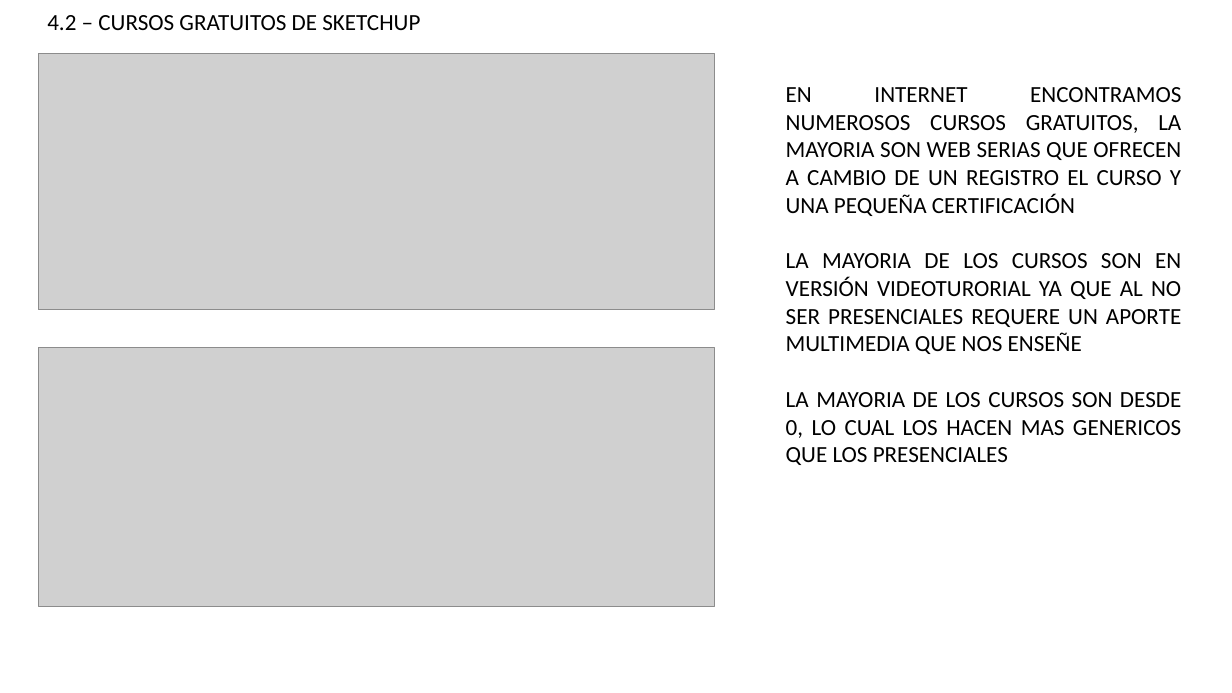
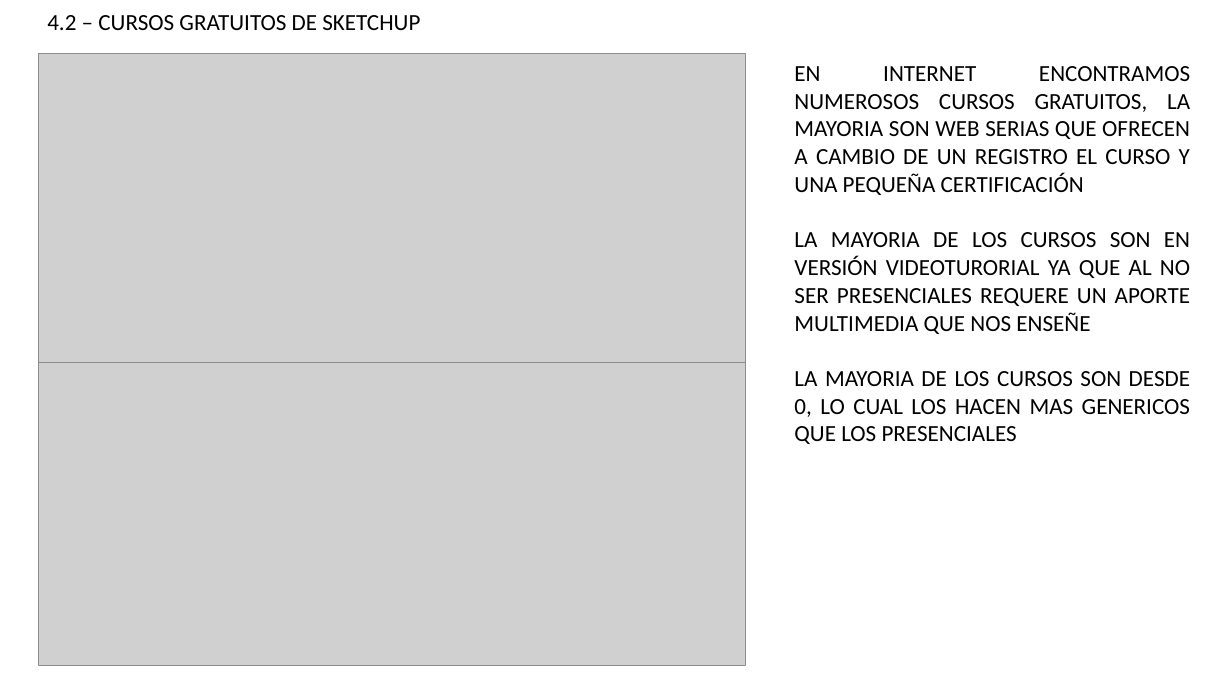
Before and after one commit to DarioCuevasLopez/TG1, a slide deck: slide 3 of TG1.dgrubio.pptx (slide 2 before the commit). Drawn at 1232x693 pixels with LibreOffice and Linux fonts; fonts in the diff are those of the drawing; grey boxes stand for pictures. Boxes give left, top, right and bottom in pixels: in the first picture for what was removed or moved away, otherwise in the second. Text is boxed around its words. In the diff, an @@ line names an element or a change of style, - is before the commit and + after.

```diff
--- a/TG1.dgrubio.pptx
+++ b/TG1.dgrubio.pptx
@@ picture: place and size @@
-picture at bbox=[38, 54, 714, 310]
+picture at bbox=[38, 54, 746, 362]
@@ text "EN INTERNET ENCONTRAMOS NUMEROSOS CURSOS ...": place and size @@
-text "EN INTERNET ENCONTRAMOS NUMEROSOS CURSOS ..." at bbox=[786, 87, 1181, 465]
+text "EN INTERNET ENCONTRAMOS NUMEROSOS CURSOS ..." at bbox=[794, 66, 1190, 444]
@@ picture: place and size @@
-picture at bbox=[38, 348, 714, 606]
+picture at bbox=[38, 362, 746, 665]
```
Also in this commit, not shown: 1 other slide changed, 1 slide added.
